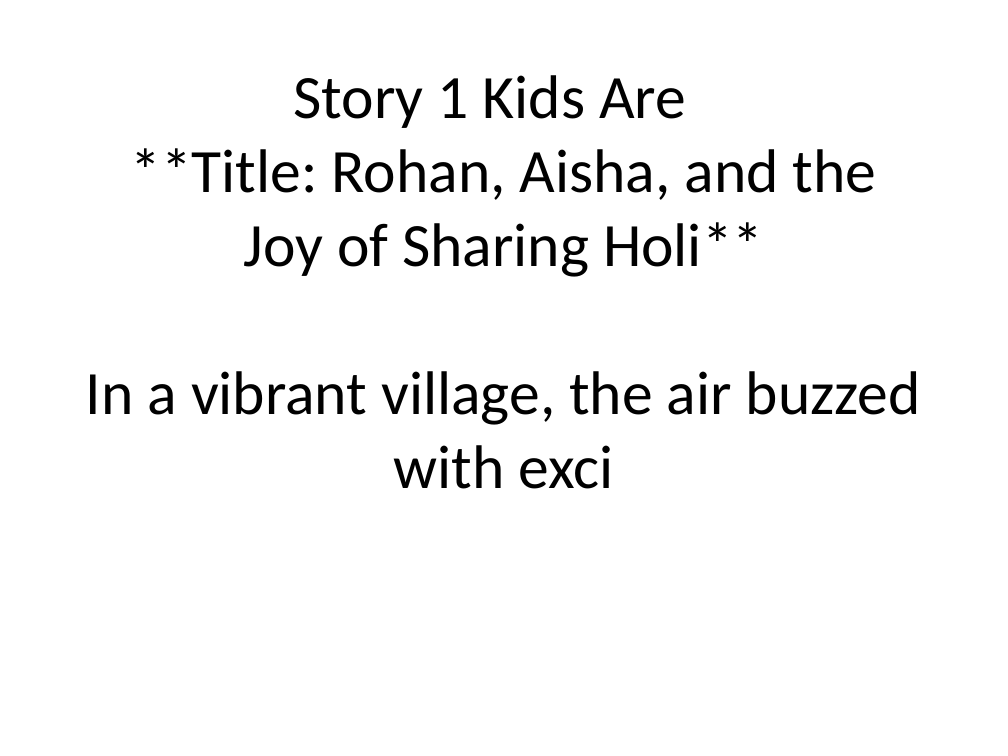
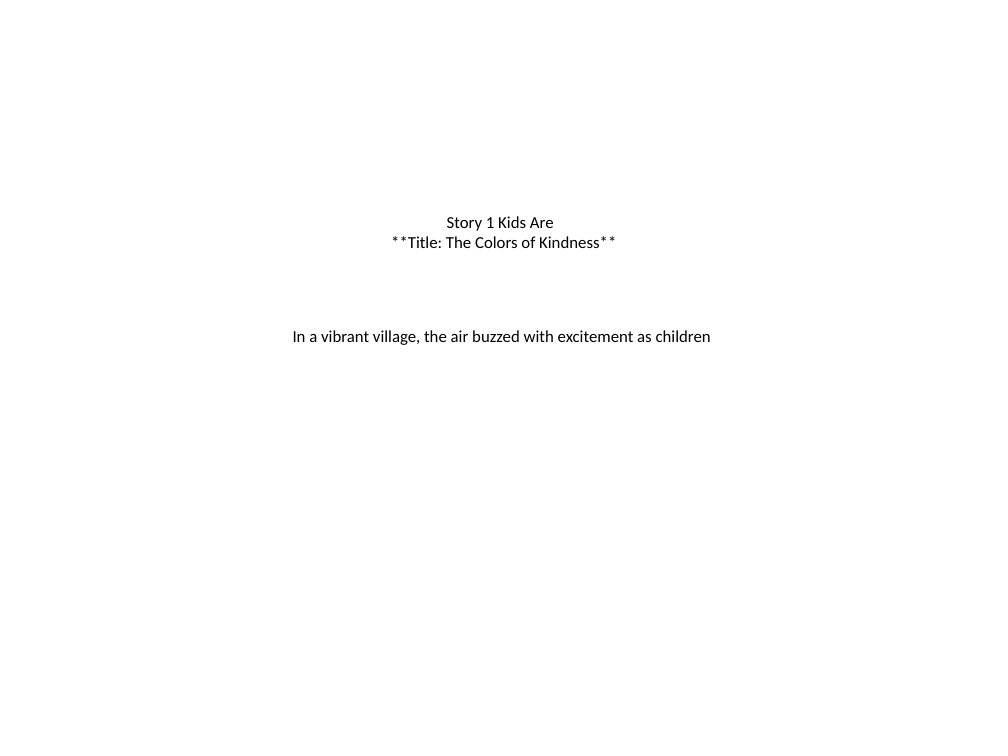
Before and after one commit to jagadeeshvarma927/Poem_Generator, a slide deck: slide 1 of data/output/pptx/combined_stories.pptx. Drawn at 1008x756 pixels with LibreOffice and Linux fonts; fonts in the diff are those of the drawing. Boxes give left, top, right and bottom in pixels: in the first picture for what was removed or moved away, otherwise in the second. Text is boxed around its words. In the diff, an @@ line names an element or a change of style, - is before the commit and + after.

```diff
--- a/data/output/pptx/combined_stories.pptx
+++ b/data/output/pptx/combined_stories.pptx
@@ title at <box>293,236,711,345</box>: text changed; size 44 to 12 pt @@
-**Title: Rohan, Aisha, and the Joy of Sharing Holi**
-In a vibrant village, the air buzzed with exci
+**Title: The Colors of Kindness**
+In a vibrant village, the air buzzed with excitement as children
@@ title at <box>447,216,554,231</box>: size 44 to 12 pt in "Story 1 Kids Are" @@
```
Also in this commit, not shown: 3 other slides changed, 9 other files.
